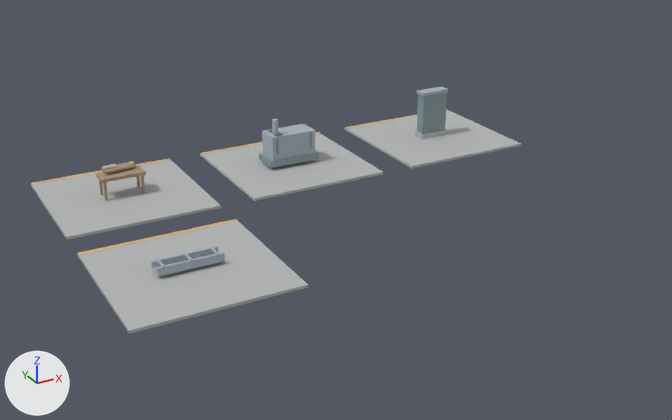
The glTF model development/levels/primitive-props-v1/site-kits/level_blockout_kit_wld_10_p03.glb: old version first, new version second.
The view is the same before and after, from a 50 mm lens placed at (-15.6, -28.9, 13.6), pointed at (-0.1, -0.7, -0.5). Arrows for +X, +Y and +Z are at lower left; the lights stay in place. The older version comes first. Vertices at exactly the same position are counted once.

Script lines for the objects in view, before the commit:
```python
me_monastery_of_ashen_bells_map_kit_contact_room = bpy.data.meshes.new('Monastery of Ashen Bells map-kit contact room')
me_monastery_of_ashen_bells_map_kit_contact_room.from_pydata(...)  # 460 vertices, 716 faces; spans x -9.8..9.8, y -6.3..6.3, z -0.1..2.1
# faces by material slot: [60, 236, 72, 12, 48, 148, 140]
me_monastery_of_ashen_bells_map_kit_contact_room.materials.append(mat_blockout_stone)
me_monastery_of_ashen_bells_map_kit_contact_room.materials.append(mat_blockout_accent)
me_monastery_of_ashen_bells_map_kit_contact_room.materials.append(mat_blockout_wood)
me_monastery_of_ashen_bells_map_kit_contact_room.materials.append(mat_blockout_canvas)
me_monastery_of_ashen_bells_map_kit_contact_room.materials.append(mat_blockout_industrial)
me_monastery_of_ashen_bells_map_kit_contact_room.materials.append(mat_blockout_metal)
me_monastery_of_ashen_bells_map_kit_contact_room.materials.append(mat_blockout_dark)
ob_level_blockout_kit_wld_10_p03 = bpy.data.objects.new('level_blockout_kit_wld_10_p03', me_monastery_of_ashen_bells_map_kit_contact_room)
ob_level_blockout_kit_wld_10_p03.location = (0.0, 0.0, 0.0)
```
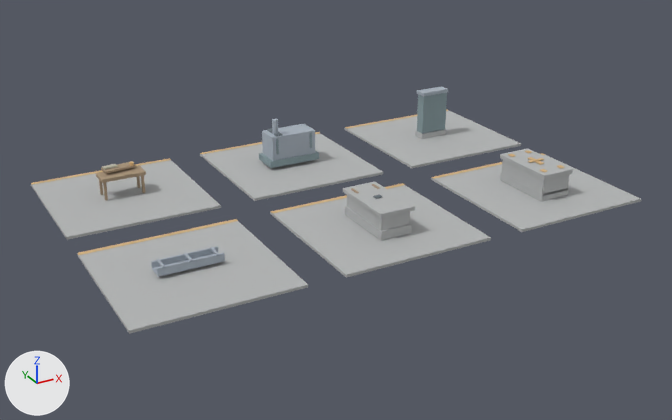
Where the change shows, as pixel boxes [x1, y1, x2, y2] in the pictures (672 x 420 px):
'level_blockout_kit_wld_10_p03', reshaped (24% wider): before [31, 87, 521, 334]; after [31, 87, 641, 334]
part 1 of me_monastery_of_ashen_bells_map_kit_contact_room, added: after [270, 185, 491, 278]
part 2 of me_monastery_of_ashen_bells_map_kit_contact_room, added: after [345, 206, 412, 241]
part 3 of me_monastery_of_ashen_bells_map_kit_contact_room, added: after [381, 212, 410, 231]
part 4 of me_monastery_of_ashen_bells_map_kit_contact_room, added: after [343, 182, 415, 218]
part 5 of me_monastery_of_ashen_bells_map_kit_contact_room, added: after [347, 195, 382, 230]
part 6 of me_monastery_of_ashen_bells_map_kit_contact_room, added: after [431, 155, 641, 232]
part 7 of me_monastery_of_ashen_bells_map_kit_contact_room, added: after [500, 173, 569, 202]
part 8 of me_monastery_of_ashen_bells_map_kit_contact_room, added: after [500, 148, 573, 180]
part 9 of me_monastery_of_ashen_bells_map_kit_contact_room, added: after [502, 160, 544, 194]
part 10 of me_monastery_of_ashen_bells_map_kit_contact_room, added: after [542, 174, 569, 195]
part 11 of me_monastery_of_ashen_bells_map_kit_contact_room, added: after [271, 183, 405, 213]
part 12 of me_monastery_of_ashen_bells_map_kit_contact_room, added: after [431, 153, 546, 179]

Edits to the bpy script that builds the scene:
```text
Change me_monastery_of_ashen_bells_map_kit_contact_room:
    used by ob_level_blockout_kit_wld_10_p03; location = (0.0, 0.0, 0.0)
    remove me_monastery_of_ashen_bells_map_kit_contact_room.from_pydata(...)  # 460 vertices, 716 faces; spans x -9.8..9.8, y -6.3..6.3, z -0.1..2.1
    add me_monastery_of_ashen_bells_map_kit_contact_room.from_pydata(...)  # 684 vertices, 1052 faces; spans x -9.8..9.8, y -6.3..6.3, z -0.1..2.1
    me_monastery_of_ashen_bells_map_kit_contact_room part 1: a new loose piece, a box spanning x -2.825..2.825, y -6.3..-0.7, z -0.11..-0.01, in mat_blockout_stone
    me_monastery_of_ashen_bells_map_kit_contact_room part 2: a new loose piece, a box spanning x -0.61..0.61, y -4.74..-2.26, z 0.0..0.34, in mat_blockout_stone
    me_monastery_of_ashen_bells_map_kit_contact_room part 3: a new loose piece, a box spanning x -0.56..0.56, y -4.68..-2.33, z 0.3..0.92, in mat_blockout_stone
    me_monastery_of_ashen_bells_map_kit_contact_room part 4: a new loose piece, a box spanning x -0.67..0.67, y -4.8..-2.2, z 0.88..1.02, in mat_blockout_stone
    me_monastery_of_ashen_bells_map_kit_contact_room part 5: a new loose piece, a box spanning x -0.57..-0.45, y -4.67..-2.33, z 0.28..0.92, in mat_blockout_stone
    me_monastery_of_ashen_bells_map_kit_contact_room part 6: a new loose piece, a box spanning x 4.175..9.825, y -6.3..-0.7, z -0.11..-0.01, in mat_blockout_stone
    me_monastery_of_ashen_bells_map_kit_contact_room part 7: a new loose piece, a box spanning x 6.36..7.64, y -4.72..-2.28, z 0.0..0.3, in mat_blockout_stone
    me_monastery_of_ashen_bells_map_kit_contact_room part 8: a new loose piece, a box spanning x 6.32..7.68, y -4.8..-2.2, z 0.89..1.07, in mat_blockout_stone
    me_monastery_of_ashen_bells_map_kit_contact_room part 9: a new loose piece, a box spanning x 6.38..6.53, y -4.7..-2.31, z 0.25..0.96, in mat_blockout_stone
    me_monastery_of_ashen_bells_map_kit_contact_room part 10: a new loose piece, a box spanning x 6.4..7.6, y -4.72..-4.59, z 0.21..0.93, in mat_blockout_stone
    me_monastery_of_ashen_bells_map_kit_contact_room part 11: a new loose piece, a box spanning x -2.825..2.825, y -0.89..-0.71, z -0.013..0.002, in mat_blockout_accent
    me_monastery_of_ashen_bells_map_kit_contact_room part 12: a new loose piece, a box spanning x 4.175..9.825, y -0.89..-0.71, z -0.013..0.002, in mat_blockout_accent
    other edits to the shape of me_monastery_of_ashen_bells_map_kit_contact_room do not show in these pictures
```
